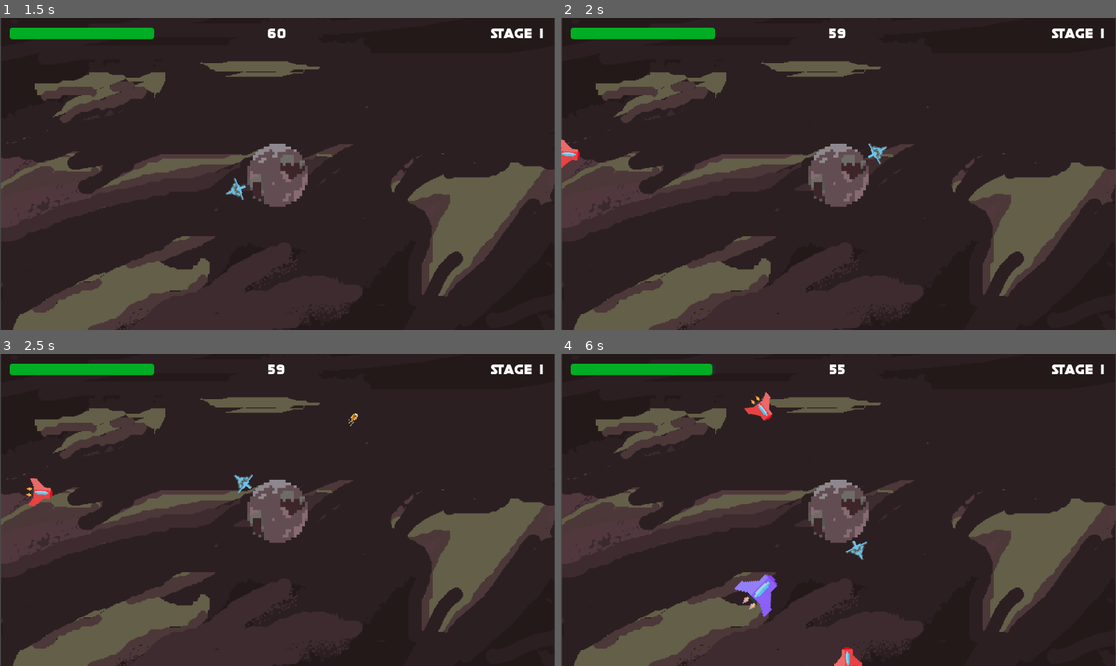
Above: before the commit, frames 1-4 (two rows, left to right).
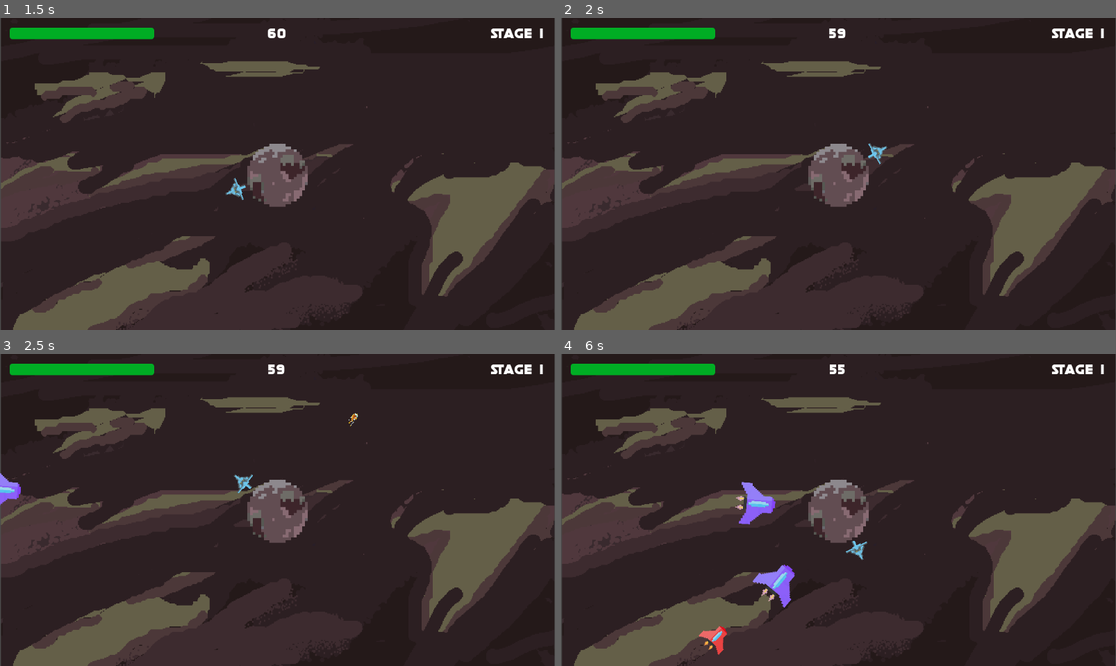
Above: after the commit, the same moments.

Repository: Affirmadrip/orbital-shield-defense
Game: Godot game, scene res://scenes/main_menu.tscn
The game is run twice, just before and just after one commit, with the same random seed, the same clock (stepped at 60 frames per second) and the same inputs.
Inputs:
- Up to frame 1 (1.5 s): click "Start game" at 0.5 s; tap Enter at 1.25 s; hold D (Fly_right) from 1.28 s (still down); hold Shift (Fly_Faster) from 1.28 s (still down)
- Up to frame 2 (2 s): keep holding D (Fly_right); keep holding Shift (Fly_Faster)
- Up to frame 3 (2.5 s): release D (Fly_right) at 2.03 s; release Shift (Fly_Faster) at 2.03 s; hold A (Fly_left) from 2.03 s (still down); tap Space (Shoot) at 2.1 s
- Up to frame 4 (6 s): release A (Fly_left) at 2.78 s; hold Shift (Fly_Faster) 2.78-3.53 s; hold D (Fly_right) 2.78-4.28 s; tap Space (Shoot) at 3.6, 5.1 s; hold Shift (Fly_Faster) 4.28-5.03 s; hold A (Fly_left) from 4.28 s (still down); hold Shift (Fly_Faster) from 5.78 s (still down)

Frame 1 is identical in both runs. In frame 2, 0.2% of the frame differs, in the area x 0-4%, y 38-49%; in frame 3, 0.5%; in frame 4, 2.0%, in the area x 24-55%, y 3-100%.

Commit message:
Added spawning logic with game over, last stage

Diff:
--- a/scenes/stage.tscn
+++ b/scenes/stage.tscn
@@ -252,7 +252,7 @@
 layout_mode = 2
 size_flags_horizontal = 4
 theme_override_font_sizes/font_size = 72
-text = "SCORE"
+text = "GAME OVER"
 horizontal_alignment = 1
 
 [node name="RetryButton" type="Button" parent="GAME OVER/VBoxContainer"]
@@ -269,3 +269,9 @@
 [connection signal="pressed" from="PauseMenu/VBoxContainer/ResumeButton" to="PauseMenu" method="_on_resume_button_pressed"]
 [connection signal="pressed" from="PauseMenu/VBoxContainer/RestartButton" to="PauseMenu" method="_on_restart_button_pressed"]
 [connection signal="pressed" from="PauseMenu/VBoxContainer/MainmenuButton" to="PauseMenu" method="_on_mainmenu_button_pressed"]
+[connection signal="pressed" from="Clear stage 1/VBoxContainer/NextStageButton" to="." method="_on_next_stage_button_pressed"]
+[connection signal="pressed" from="Clear stage 1/VBoxContainer/MainmenuButton" to="." method="_on_main_menu_button_pressed"]
+[connection signal="pressed" from="Clear stage 2/VBoxContainer/PlayAgainButton" to="." method="_on_retry_button_pressed"]
+[connection signal="pressed" from="Clear stage 2/VBoxContainer/MainmenuButton" to="." method="_on_main_menu_button_pressed"]
+[connection signal="pressed" from="GAME OVER/VBoxContainer/RetryButton" to="." method="_on_retry_button_pressed"]
+[connection signal="pressed" from="GAME OVER/VBoxContainer/MainmenuButton" to="." method="_on_main_menu_button_pressed"]
--- a/scripts/stage.gd
+++ b/scripts/stage.gd
@@ -1,17 +1,8 @@
 extends Node2D
 
 @export var alien_scene: PackedScene
-@export var stage_number: int = 1
-
-@export var stage_duration: float = 60.0
-@export var barrier_max_hp: int = 300
-
-@export var spawn_interval_stage1: float = 1.0
-@export var spawn_interval_stage2: float = 0.6
-
-@export var red_chance_stage1: int = 80
-@export var red_chance_stage2: int = 65
-
+
+# UI Nodes
 @onready var planet: Sprite2D = $Planet
 @onready var barrier: Area2D = $Barrier
 @onready var aliens_container: Node2D = $Aliens
@@ -20,17 +11,45 @@
 @onready var timer_label: Label = $UI/TimerLabel
 @onready var stage_label: Label = $UI/StageLabel
 
+var current_stage: int = 1
+var barrier_max_hp: int = 10
 var barrier_hp: int
-var elapsed: float = 0.0
-var spawn_timer: float = 0.0
-var spawn_interval: float = 1.0
-
-var grey_spawn_times: Array[float] = []
-var greys_spawned: int = 0
-
+var is_game_over: bool = false
+var is_stage_clear: bool = false
+
+# Stage Logic
+var stage_duration: float = 60.0
+var stage_timer: float = 0.0
+var spawn_queue: Array[int] = []
+var current_spawn_interval: float = 1.0
+var time_until_next_spawn: float = 0.0
+
+# Configuration
+var stage_config = {
+	1: {
+		"duration": 60.0,
+		"aliens": {
+			Alien.AlienType.RED: 30,
+			Alien.AlienType.PURPLE: 5,
+			Alien.AlienType.GREY: 2
+		}
+	},
+	2: {
+		"duration": 85.0,
+		"aliens": {
+			Alien.AlienType.RED: 45,
+			Alien.AlienType.PURPLE: 10,
+			Alien.AlienType.GREY: 4
+		}
+	}
+}
 
 func _ready() -> void:
 	randomize()
+
+	if has_node("Clear stage 1"): get_node("Clear stage 1").process_mode = Node.PROCESS_MODE_ALWAYS
+	if has_node("Clear stage 2"): get_node("Clear stage 2").process_mode = Node.PROCESS_MODE_ALWAYS
+	if has_node("GAME OVER"): get_node("GAME OVER").process_mode = Node.PROCESS_MODE_ALWAYS
 
 	var view := get_viewport().get_visible_rect()
 	var center := view.position + view.size / 2.0
@@ -39,55 +58,79 @@
 
 	barrier_hp = barrier_max_hp
 	_update_hp_ui()
+
+	start_stage(current_stage)
+
+func start_stage(stage_num: int) -> void:
+	current_stage = stage_num
+	is_game_over = false
+	is_stage_clear = false
+
+	# Load config
+	var config = stage_config.get(current_stage, stage_config[2])
+	# Fallback/Scaling logic
+	if not stage_config.has(current_stage):
+		config = stage_config[2].duplicate(true)
+		var diff = current_stage - 2
+		config["duration"] += 10 * diff
+		config["aliens"][Alien.AlienType.RED] += 5 * diff
+		config["aliens"][Alien.AlienType.PURPLE] += 2 * diff
+
+	stage_duration = config["duration"]
+	stage_timer = stage_duration
+	_generate_spawn_queue(config["aliens"])
+
+
+	var spawn_duration = stage_duration * 0.90
+	if spawn_queue.size() > 0:
+		current_spawn_interval = spawn_duration / spawn_queue.size()
+	else:
+		current_spawn_interval = 2.0
+
+	time_until_next_spawn = current_spawn_interval
+
 	_update_stage_ui()
 
-	if stage_number == 1:
-		spawn_interval = spawn_interval_stage1
-		grey_spawn_times = [stage_duration * 0.5]  # 1 grey
-	else:
-		spawn_interval = spawn_interval_stage2
-		grey_spawn_times = [stage_duration * 0.35, stage_duration * 0.70]  # 2 greys
-
+func _generate_spawn_queue(counts: Dictionary) -> void:
+	spawn_queue.clear()
+	for type in counts:
+		var count = counts[type]
+		for i in range(count):
+			spawn_queue.append(type)
+	spawn_queue.shuffle()
 
 func _process(delta: float) -> void:
-	elapsed += delta
+	if is_game_over or is_stage_clear:
+		return
+
+	stage_timer -= delta
 	_update_timer_ui()
-	_spawn_greys_if_needed()
-	_spawn_red_or_purple(delta)
-
-
-func _spawn_red_or_purple(delta: float) -> void:
-	if alien_scene == null:
+
+	# Check Loss: Time ran out
+	if stage_timer <= 0:
+		_check_game_over_condition()
 		return
 
-	spawn_timer += delta
-	if spawn_timer < spawn_interval:
+	_handle_spawning(delta)
+	_check_stage_clear_condition()
+
+func _handle_spawning(delta: float) -> void:
+	if spawn_queue.is_empty():
 		return
 
-	spawn_timer = 0.0
-
-	var roll := randi() % 100
-	if stage_number == 1:
-		_spawn_alien(Alien.AlienType.RED if roll < red_chance_stage1 else Alien.AlienType.PURPLE)
-	else:
-		_spawn_alien(Alien.AlienType.RED if roll < red_chance_stage2 else Alien.AlienType.PURPLE)
-
-
-func _spawn_greys_if_needed() -> void:
-	if greys_spawned >= grey_spawn_times.size():
-		return
-
-	if elapsed >= grey_spawn_times[greys_spawned]:
-		_spawn_alien(Alien.AlienType.GREY)
-		greys_spawned += 1
-
-
-func _spawn_alien(t: int) -> void:
+	time_until_next_spawn -= delta
+	if time_until_next_spawn <= 0:
+		var type = spawn_queue.pop_front()
+		_spawn_alien(type)
+		time_until_next_spawn = current_spawn_interval
+
+func _spawn_alien(type: int) -> void:
+	if alien_scene == null: return
+
 	var a: Alien = alien_scene.instantiate()
 	aliens_container.add_child(a)
 
 	var center := planet.global_position
-
 	var view := get_viewport().get_visible_rect()
 	var left := view.position.x
 	var top := view.position.y
@@ -103,31 +146,77 @@
 		3: spawn_pos = Vector2(right + 40, randf_range(top, bottom))
 
 	a.global_position = spawn_pos
-	a.alien_type = t
+	a.alien_type = type
 	a.set_target(center)
 
+func _check_stage_clear_condition() -> void:
+	# Keep logic simple: if no spawns left AND no live aliens => Clear
+	if spawn_queue.is_empty() and aliens_container.get_child_count() == 0:
+		_on_stage_clear()
+
+func _check_game_over_condition() -> void:
+	# If timer hits 0 and enemies exist => Loss
+	if aliens_container.get_child_count() > 0 or not spawn_queue.is_empty():
+		_game_over()
+	else:
+		# Timer hit 0 but no enemies? That's a clear (edge case)
+		_on_stage_clear()
+
+func _on_stage_clear() -> void:
+	is_stage_clear = true
+	get_tree().paused = true
+	# Show old panels for now to respect incremental approach
+	var panel_name = "Clear stage " + str(current_stage)
+	if has_node(panel_name):
+		get_node(panel_name).visible = true
+	else:
+		# Fallback if no specific panel exists (for stage 3+)
+		print("Stage Cleared! (No UI for this stage yet)")
+		# Maybe just reuse generic logic in next step
+
+func _game_over() -> void:
+	is_game_over = true
+	get_tree().paused = true
+	if has_node("GAME OVER"):
+		get_node("GAME OVER").visible = true
 
 func damage_barrier(amount: int) -> void:
 	barrier_hp = clamp(barrier_hp - amount, 0, barrier_max_hp)
 	_update_hp_ui()
-
+	if barrier_hp <= 0:
+		_game_over()
 
 func _update_hp_ui() -> void:
 	hp_label.text = "Barrier HP: %d / %d" % [barrier_hp, barrier_max_hp]
-
 	hp_bar.max_value = barrier_max_hp
 	hp_bar.value = barrier_hp
 
 func _update_timer_ui() -> void:
 	if timer_label:
-		var time_left = max(0.0, stage_duration - elapsed)
-		timer_label.text = "%d" % ceil(time_left)
+		timer_label.text = "%d" % ceil(max(0, stage_timer))
 
 func _update_stage_ui() -> void:
 	if stage_label:
-		stage_label.text = "STAGE " + str(stage_number)
+		stage_label.text = "STAGE " + str(current_stage)
 
 func _on_barrier_area_entered(area: Area2D) -> void:
 	if area is Alien:
 		damage_barrier(area.damage_to_barrier)
 		area.queue_free()
+
+# Button Listeners (to be connected from UI)
+func _on_next_stage_button_pressed() -> void:
+	get_tree().paused = false
+	# Hide old panels
+	for child in get_children():
+		if child is Panel:
+			child.visible = false
+	start_stage(current_stage + 1)
+
+func _on_main_menu_button_pressed() -> void:
+	get_tree().paused = false
+	get_tree().change_scene_to_file("res://scenes/main_menu.tscn")
+
+func _on_retry_button_pressed() -> void:
+	get_tree().paused = false
+	get_tree().reload_current_scene()
